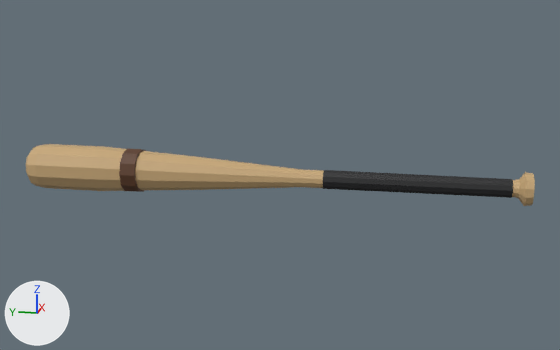
The FBX model art/anim/guns/Bat.fbx, before and after one commit.
One viewpoint serves both versions: a 50 mm lens placed at (-4.18, -0.01, 1.06), pointed at (0.02, 0.82, 0.01). The axes (+X, +Y, +Z) are drawn at lower left. The lights are the same throughout. The older version comes first.

Script lines for the objects in view, before the commit:
```python
me_band = bpy.data.meshes.new('Band')
me_band.from_pydata(...)  # a UV sphere (12 segments, 3 rings, poles along y) spanning x -0.129..0.129, y -0.055..0.055, z -0.129..0.129
me_band.materials.append(mat_gun_wood)  # brown #5c3a23
me_bat = bpy.data.meshes.new('Bat')
me_bat.from_pydata(...)  # 122 vertices, 240 faces; spans x -0.13..0.13, y -1.45..1.45, z -0.13..0.13
me_bat.materials.append(mat_gun_ash)  # brown #c8a878
me_griptape = bpy.data.meshes.new('GripTape')
me_griptape.from_pydata(...)  # a UV sphere (12 segments, 3 rings, poles along y) spanning x -0.054..0.054, y -0.515..0.515, z -0.054..0.054
me_griptape.materials.append(mat_gun_polymer)  # black #1c1d1f
ob_band = bpy.data.objects.new('Band', me_band)
ob_band.location = (0.0, 1.685, 0.0)
ob_bat = bpy.data.objects.new('Bat', me_bat)
ob_bat.location = (0.0, 0.9, 0.0)
ob_griptape = bpy.data.objects.new('GripTape', me_griptape)
ob_griptape.location = (0.0, 0.065, 0.0)
```
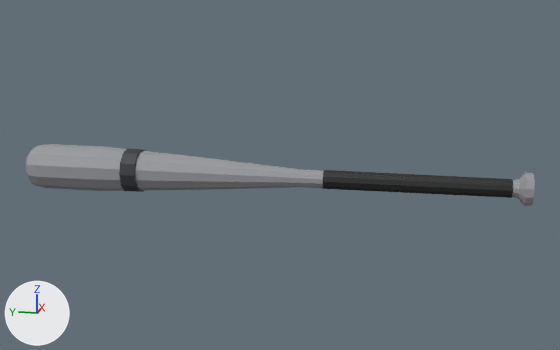
What differs and where, as boxes [x1, y1, x2, y2] in the pictures (560 x 350 px):
'Bat', recoloured (brown to grey)
    both: [26, 144, 535, 206]

Edits to the bpy script that builds the scene:
```text
Add mat_gun_lightgrey:
    mat_gun_lightgrey = principled_material('GUN_LightGrey')
    mat_gun_lightgrey.base_color = (0.314, 0.323, 0.342)  # grey #989a9e
    mat_gun_lightgrey.roughness = 0.6
Change me_bat:
    where me_bat.from_pydata(...)  # 122 vertices, 240 faces; spans x -0.13..0.13, y -1.45..1.45, z -0.13..0.13
    remove me_bat.materials.append(mat_gun_ash)  # brown #c8a878
    add me_bat.materials.append(mat_gun_lightgrey)  # grey #989a9e
```
